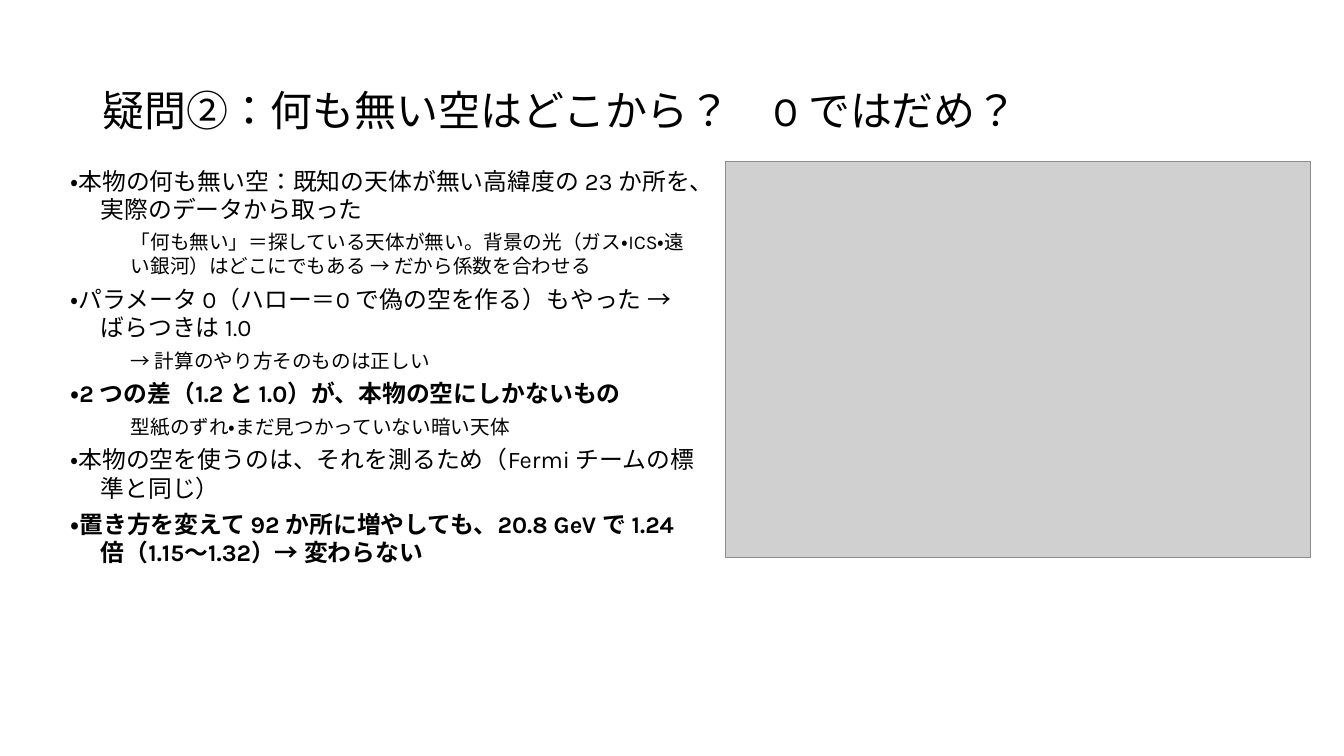
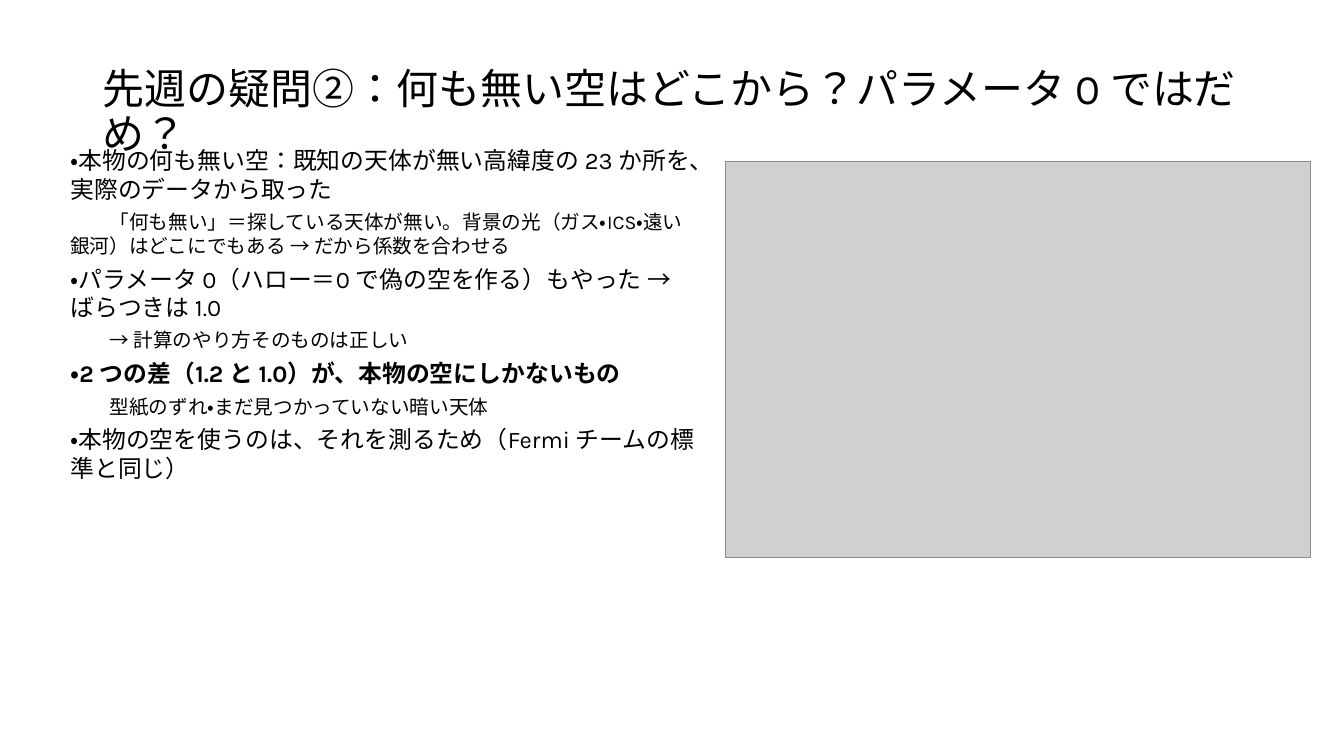
Before and after one commit to Mikann20041029/darkmatter-slides, a slide deck: slide 4 of slides/2026-10-09_研究報告_10枚版.pptx. Drawn at 1344x756 pixels with LibreOffice and Linux fonts; fonts in the diff are those of the drawing; grey boxes stand for pictures. Boxes give left, top, right and bottom in pixels: in the first picture for what was removed or moved away, otherwise in the second. Text is boxed around its words. In the diff, an @@ line names an element or a change of style, - is before the commit and + after.

```diff
--- a/slides/2026-10-09_研究報告_10枚版.pptx
+++ b/slides/2026-10-09_研究報告_10枚版.pptx
@@ title at (x1=102, y1=68, x2=1235, y2=160): text changed @@
-疑問②：何も無い空はどこから？ 0 ではだめ？
+先週の疑問②：何も無い空はどこから？パラメータ 0 ではだめ？
@@ text "・本物の何も無い空：既知の天体が無い高緯度の 23 か所を、実際のデータから取った" moved from (x1=70, y1=170, x2=713, y2=564) to (x1=70, y1=145, x2=713, y2=479) @@
@@ text "・本物の何も無い空：既知の天体が無い高緯度の 23 か所を、実際のデータから取った" at (x1=70, y1=145, x2=713, y2=479): indent changed @@
@@ text at (x1=70, y1=512, x2=674, y2=564): paragraph removed @@
-・置き方を変えて 92 か所に増やしても、20.8 GeV で 1.24 倍（1.15〜1.32）→ 変わらない
```
Also in this commit, not shown: 8 other slides changed.
